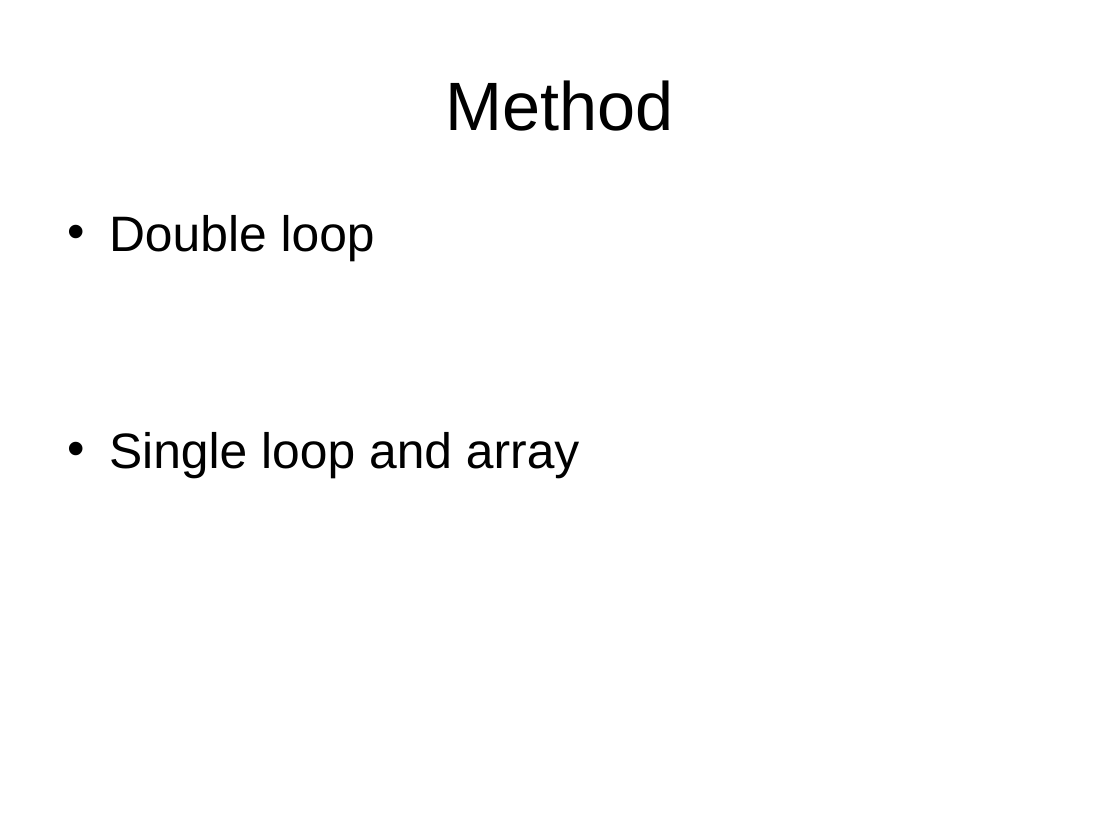
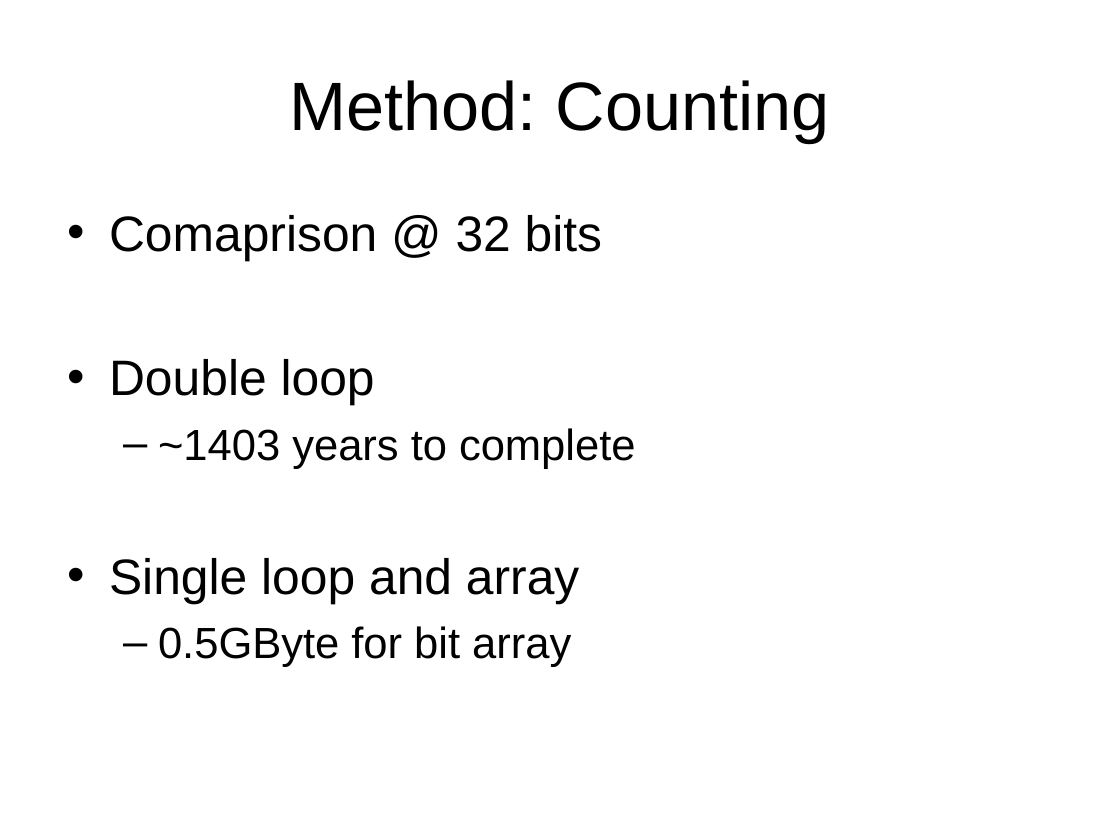
Before and after one commit to chenjiia/Thesis, a slide deck: slide 9 of thesis_presentation/presentation.ppt (slide 6 before the commit). Drawn at 1120x840 pixels with LibreOffice and Linux fonts; fonts in the diff are those of the drawing. Boxes give left, top, right and bottom in pixels: in the first picture for what was removed or moved away, otherwise in the second. Text is boxed around its words. In the diff, an @@ line names an element or a change of style, - is before the commit and + after.

Commit message:
slides update

```diff
--- a/thesis_presentation/presentation.ppt
+++ b/thesis_presentation/presentation.ppt
@@ title at <box>290,80,830,143</box>: text changed @@
-Method
+Method: Counting
@@ text at <box>109,215,602,261</box>: paragraph added @@
+• Comaprison @ 32 bits
@@ text at <box>158,428,635,469</box>: paragraph added @@
+  – ~1403 years to complete
@@ text at <box>158,626,571,667</box>: paragraph added @@
+  – 0.5GByte for bit array
```
Also in this commit, not shown: 4 slides added.
